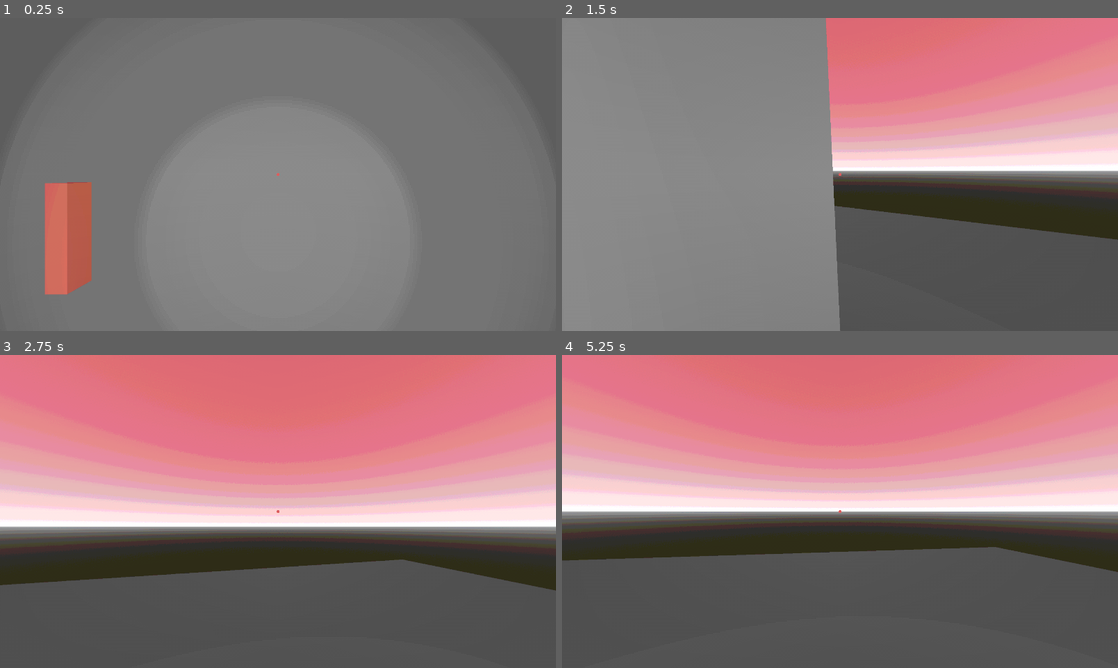
Above: before the commit, frames 1-4 (two rows, left to right).
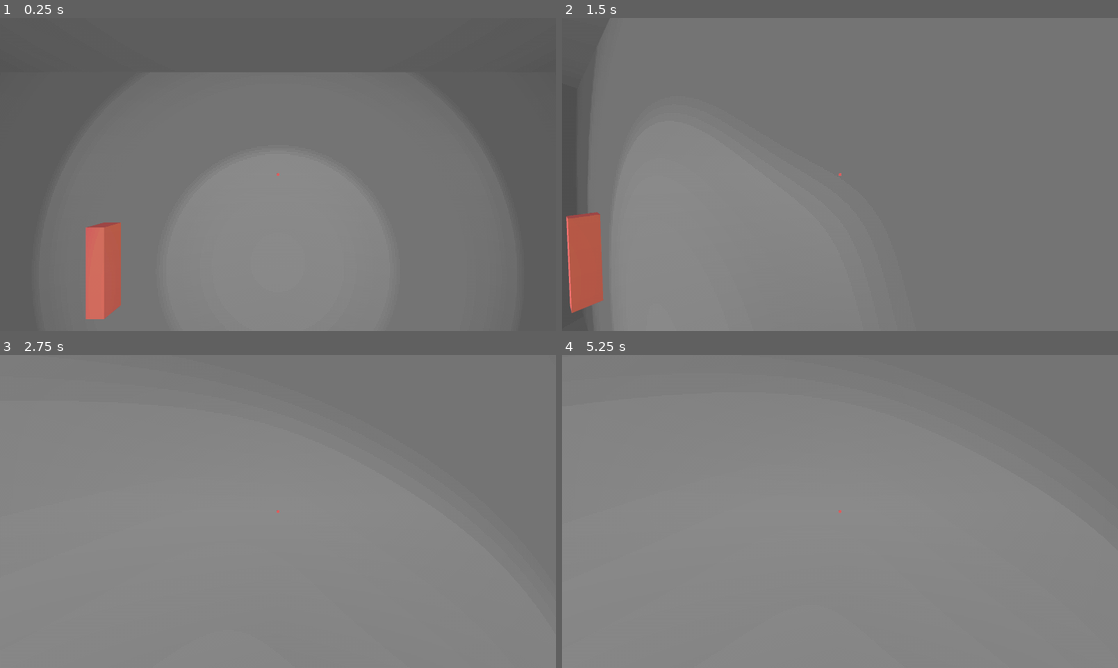
Above: after the commit, the same moments.

Repository: j-ramljak/Algebra-GameJam2026
Game: Godot game, scene res://Scenes/Test_Level.tscn
The game is run twice, just before and just after one commit, with the same random seed, the same clock (stepped at 60 frames per second) and the same inputs.
Inputs (mouse positions are in pixels of both pictures, inside the frame that each line leads up to):
- Up to frame 1 (0.25 s): no input
- Up to frame 2 (1.5 s): tap Enter (ui_accept) at 0.5, 0.77 s; move the mouse to (867, 174) at 0.52 s; hold W (Forward) from 0.53 s (still down); click (867, 174) at 0.6 s; move the mouse to (812, 174) at 1.27 s; tap E (interact) at 1.35 s
- Up to frame 3 (2.75 s): keep holding W (Forward); tap Enter (ui_accept) at 1.52 s; move the mouse to (289, 505) at 2.02 s; click (289, 505) at 2.1 s
- Up to frame 4 (5.25 s): keep holding W (Forward); tap Enter (ui_accept) at 2.75, 3.02, 3.5, 3.77, 4.52 s; move the mouse to (834, 517) at 2.77 s; tap E (interact) at 2.85, 4.35 s; move the mouse to (878, 514) at 3.52 s; click (878, 514) at 3.6 s; move the mouse to (795, 508) at 4.27 s; move the mouse to (845, 511) at 5.02 s; click (845, 511) at 5.1 s

The runs differ from the first frame. In frame 1, 4.7% of the frame differs, in the area x 8-79%, y 13-97%; in frame 2, 56%; in frame 3, 99%, in the area x 0-100%, y 0-100%; in frame 4, 99%.

Commit message:
IM MAIN AGAIN

Diff:
--- a/Scenes/Player.tscn
+++ b/Scenes/Player.tscn
@@ -10,10 +10,12 @@
 [ext_resource type="AudioStream" uid="uid://dxd3wkb50j3ib" path="res://SFX/FootstepsConcrete1.wav" id="6_52ee3"]
 
 [sub_resource type="CapsuleMesh" id="CapsuleMesh_npdc1"]
+radius = 0.3
 height = 3.5
 
 [sub_resource type="CapsuleShape3D" id="CapsuleShape3D_1twwi"]
 radius = 0.3
+height = 3.0
 
 [sub_resource type="Gradient" id="Gradient_dewec"]
 colors = PackedColorArray(1, 1, 1, 1, 1, 1, 1, 1)
@@ -34,7 +36,7 @@
 shape = SubResource("CapsuleShape3D_1twwi")
 
 [node name="Head" type="Node3D" parent="." unique_id=805981900]
-transform = Transform3D(1, 0, 0, 0, 1, 0, 0, 0, 1, 0, 0.44869983, -0.29927838)
+transform = Transform3D(1, 0, 0, 0, 1, 0, 0, 0, 1, 0, 0.449, 0)
 
 [node name="Camera3D" type="Camera3D" parent="Head" unique_id=1933585320]
 transform = Transform3D(1, 0, 0, 0, 1, 0, 0, 0, 1, 0, 0.9313772, 0)
--- a/Scenes/Test_Level.tscn
+++ b/Scenes/Test_Level.tscn
@@ -112,7 +112,7 @@
 spot_angle = 32.493576
 
 [node name="Player" parent="SubC/Sub" unique_id=240721311 instance=ExtResource("1_7nyux")]
-transform = Transform3D(1, 0, 0, 0, 1, 0, 0, 0, 1, 0, 1.0090361, 0)
+transform = Transform3D(1, 0, 0, 0, 1, 0, 0, 0, 1, 0, 1.7414229, 0)
 
 [node name="pause_menu" parent="SubC/Sub" unique_id=1386414847 instance=ExtResource("2_wfdhh")]
 z_index = 1
--- /dev/null
+++ b/new_sky.tres
@@ -0,0 +1,8 @@
+[gd_resource type="Sky" format=3 uid="uid://bvnalt8syad1u"]
+
+[sub_resource type="ProceduralSkyMaterial" id="ProceduralSkyMaterial_fo4t3"]
+sky_top_color = Color(0.8761804, 0.41280586, 0.4743746, 1)
+sky_horizon_color = Color(1, 1, 1, 1)
+
+[resource]
+sky_material = SubResource("ProceduralSkyMaterial_fo4t3")
--- a/project.godot
+++ b/project.godot
@@ -68,3 +68,6 @@
 [rendering]
 
 rendering_device/driver.windows="d3d12"
+anti_aliasing/quality/msaa_2d=1
+anti_aliasing/quality/msaa_3d=1
+anti_aliasing/quality/use_debanding=true
Not shown: 1 places in Scenes/Test_Level.tscn that only renumber resources
Not shown, changed: Scenes/prologue.tscn
